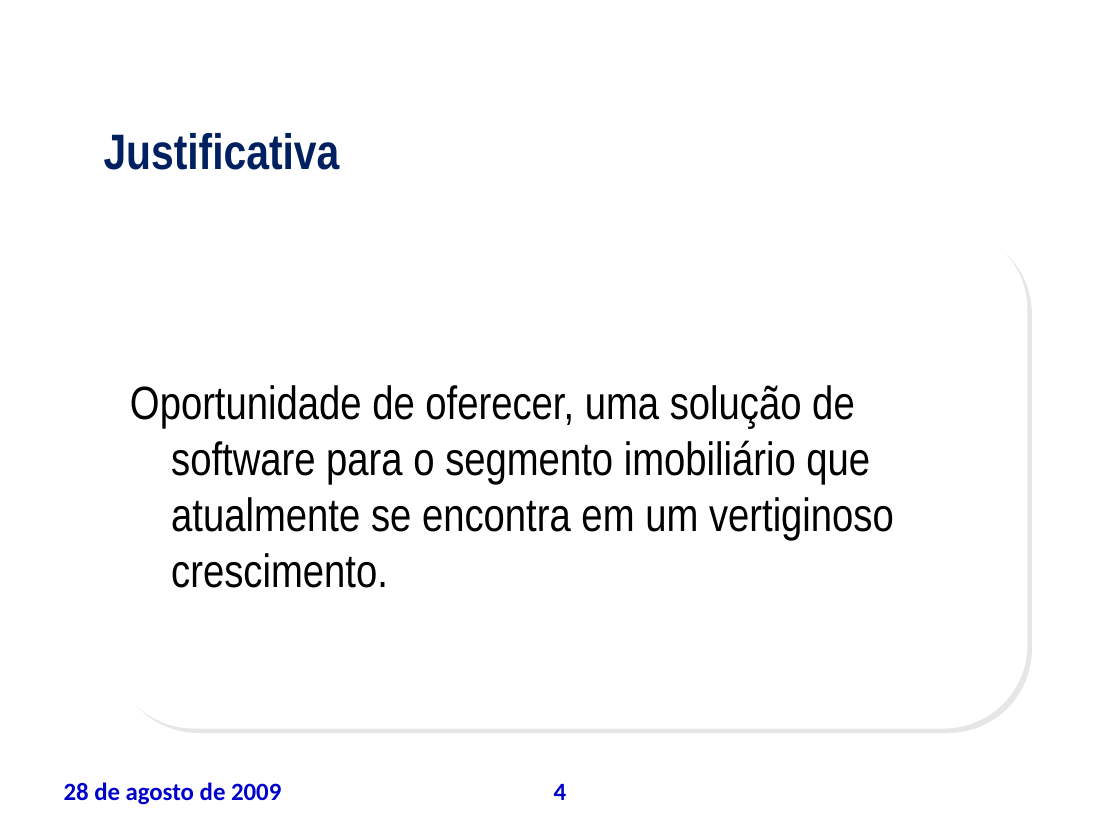
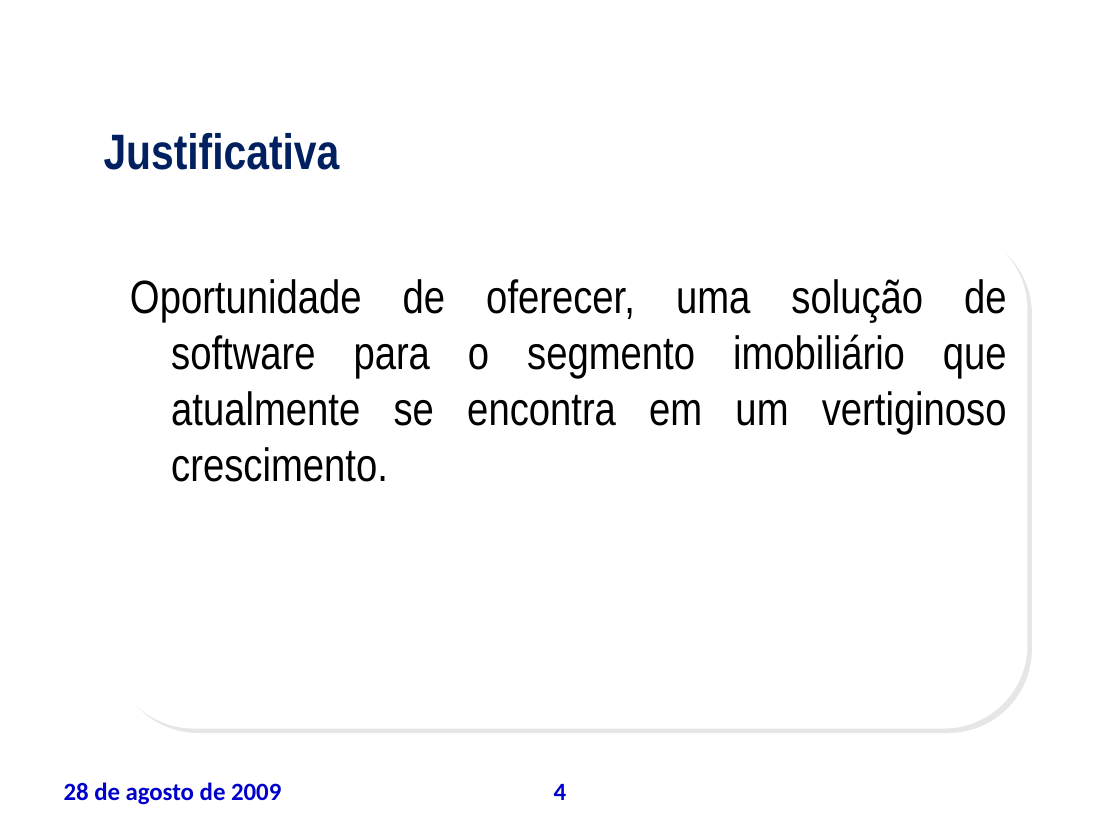
Before and after one commit to leoevaristo/psa20092, a slide deck: slide 4 of ARTEFATOS/TAP_apresentacao.ppt. Drawn at 1120x840 pixels with LibreOffice and Linux fonts; fonts in the diff are those of the drawing; background and template pictures are left out. Boxes give left, top, right and bottom in pixels: in the first picture for what was removed or moved away, otherwise in the second. Text is boxed around its words. In the diff, an @@ line names an element or a change of style, - is before the commit and + after.

```diff
--- a/ARTEFATOS/TAP_apresentacao.ppt
+++ b/ARTEFATOS/TAP_apresentacao.ppt
@@ text "Oportunidade de oferecer, uma solução ...": place and size @@
-text "Oportunidade de oferecer, uma solução ..." at (130, 385, 894, 588)
+text "Oportunidade de oferecer, uma solução ..." at (130, 279, 1007, 482)
@@ text "Oportunidade de oferecer, uma solução ..." at (130, 279, 1007, 482): alignment left to justified @@
```
Also in this commit, not shown: 6 other slides changed, 2 slides added, 1 slide removed.
